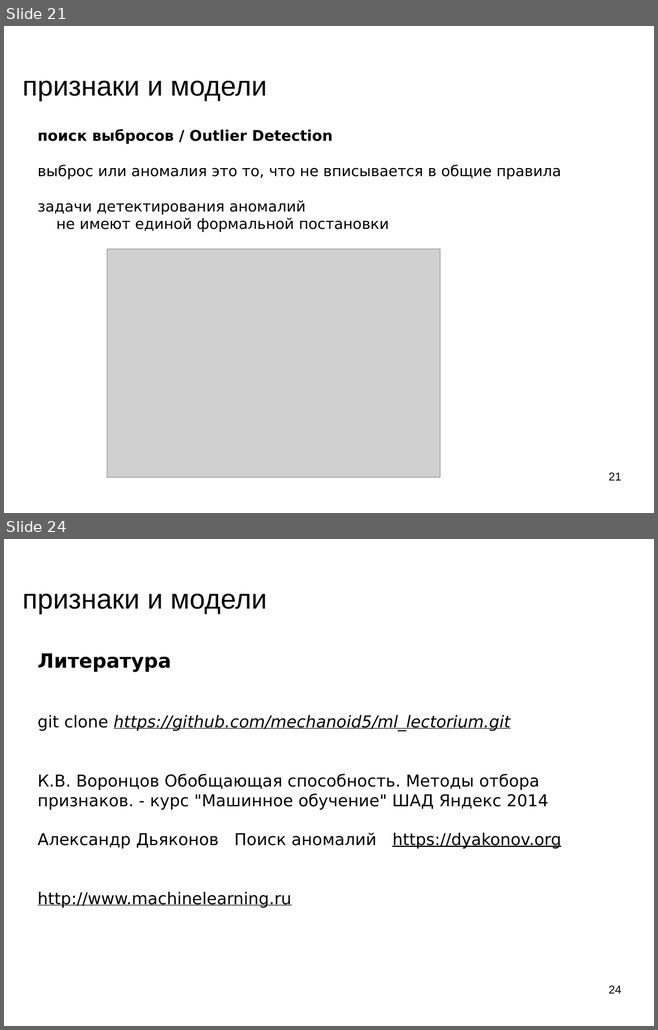
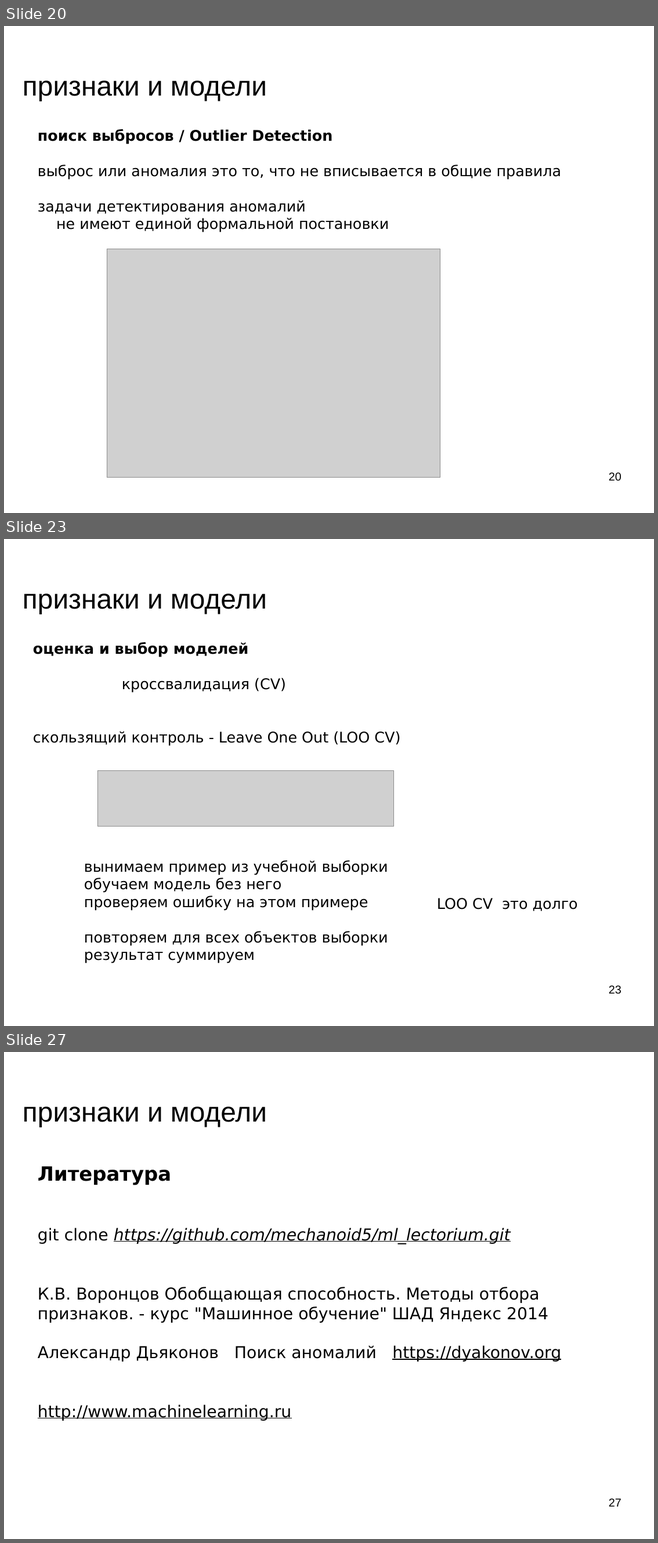
Before and after one commit to mechanoid5/ml_lectorium_legacy, a slide deck: 12-fetch-anomal.odp. Shown one above the other, each under a label of ours: slides 21 and 24 before the commit, slides 20, 23 and 27 after it; the slides between them are not shown. The pictures are 658x1030 and 658x1543 pixels, drawn with LibreOffice and Linux fonts; fonts in the diff are those of the drawing; grey boxes stand for pictures; background and template pictures are left out. Boxes give left, top, right and bottom in pixels: in the first picture for what was removed or moved away, otherwise in the second. Text is boxed around its words. In the diff, an @@ line names an element or a change of style, - is before the commit and + after.

```diff
--- a/12-fetch-anomal.odp
+++ b/12-fetch-anomal.odp
@@ slide 23 added at [4, 539, 654, 1026], background picture (left out) @@
@@ title added at [23, 594, 267, 614], 33.9 pt, text #000000 @@
+признаки и модели
@@ text added at [33, 642, 400, 746], 18 pt, text #000000 @@
+оценка и выбор моделей
+кроссвалидация (CV)
+скользящий контроль - Leave One Out (LOO CV)
@@ picture added at [98, 771, 394, 827] @@
@@ text added at [84, 860, 388, 964], 18 pt, text #000000 @@
+вынимаем пример из учебной выборки
+обучаем модель без него
+проверяем ошибку на этом примере
+повторяем для всех объектов выборки
+результат суммируем
@@ text added at [437, 898, 578, 911], 18 pt, text #000000 @@
+LOO CV это долго
@@ page number added at [608, 986, 621, 994], 14 pt, text #000000 @@
+23
@@ what was slide 21 is now slide 20 @@
@@ page number at [608, 473, 621, 481]: text changed @@
-21
+20
@@ what was slide 24 is now slide 27 @@
@@ page number at [608, 1499, 621, 1507]: text changed @@
-24
+27
```
Also in this commit, not shown: 4 slides changed, 3 other slides added, 1 slide removed.
